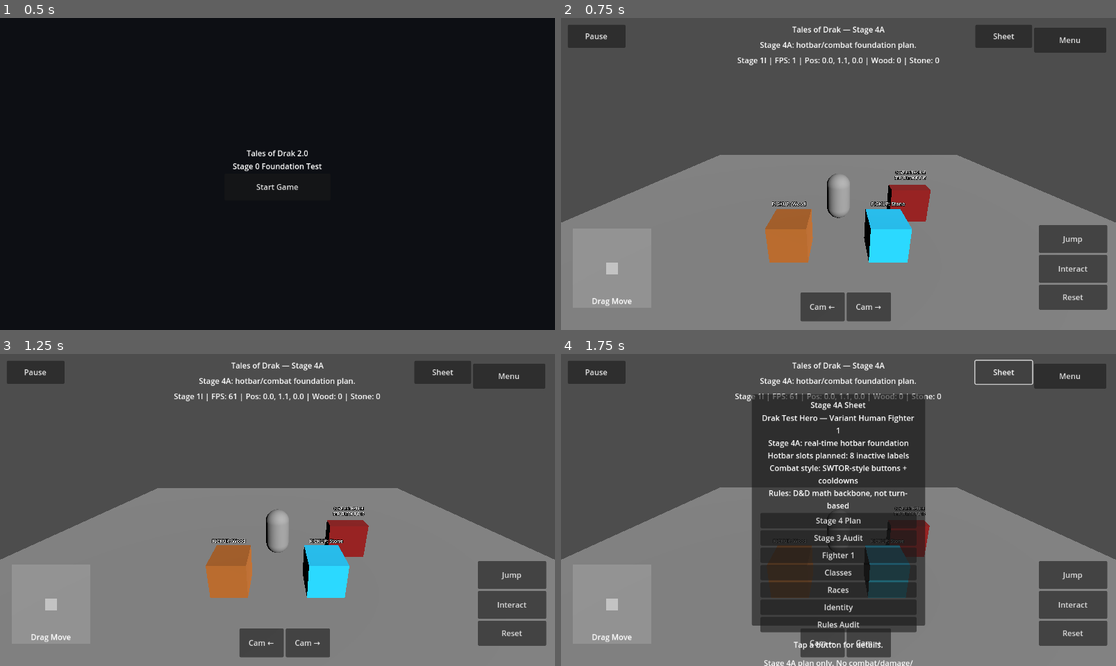
Above: before the commit, frames 1-4 (two rows, left to right).
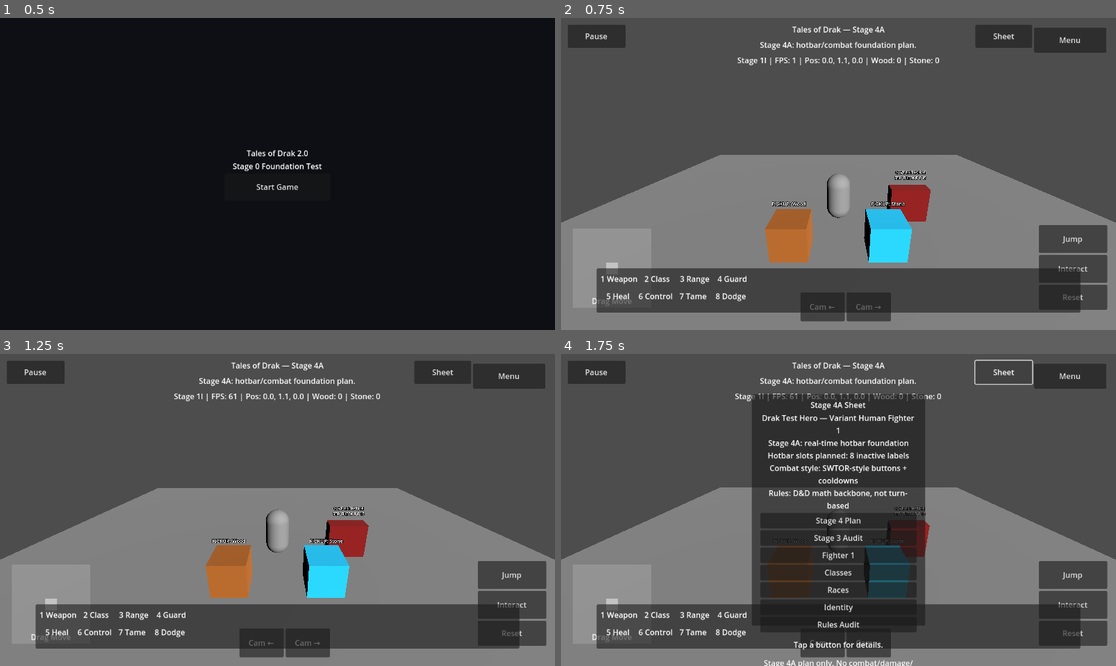
Above: after the commit, the same moments.

Repository: tristanvickery20/Tales-of-Drak-2.0
Game: Godot game, scene res://scenes/main_menu/main_menu.tscn
The game is run twice, just before and just after one commit, with the same random seed, the same clock (stepped at 60 frames per second) and the same inputs.
Inputs:
- Up to frame 1 (0.5 s): no input
- Up to frame 2 (0.75 s): click "Start Game" at 0.5 s
- Up to frame 3 (1.25 s): no input
- Up to frame 4 (1.75 s): click "Sheet" at 1.25 s

Frame 1 is identical in both runs. In frame 2, 12% of the frame differs, in the area x 6-94%, y 80-95%; in frame 3, 12%; in frame 4, 9.5%.

Commit message:
Autoload Stage 4B inactive hotbar overlay

Diff:
--- a/project.godot
+++ b/project.godot
@@ -18,6 +18,7 @@
 [autoload]
 
 DrakCharacterSheetOverlay="*res://drak/ui/drak_character_sheet_overlay.gd"
+DrakHotbarOverlay="*res://drak/ui/drak_hotbar_overlay.gd"
 
 [rendering]
 
